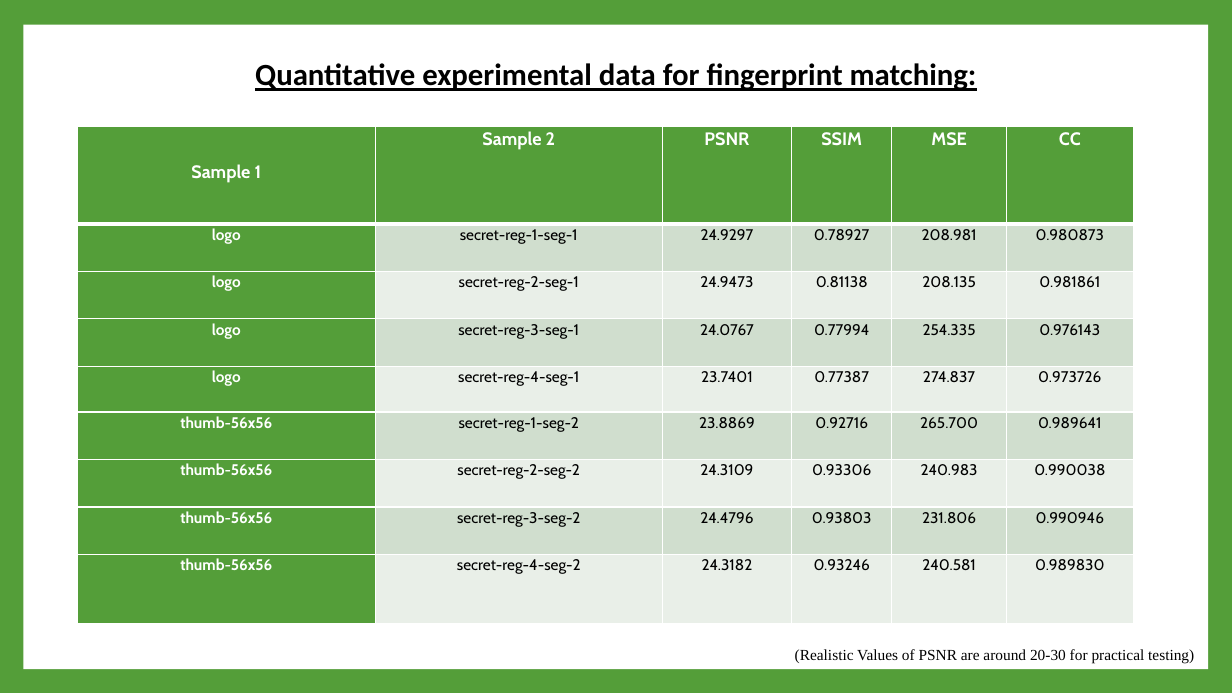
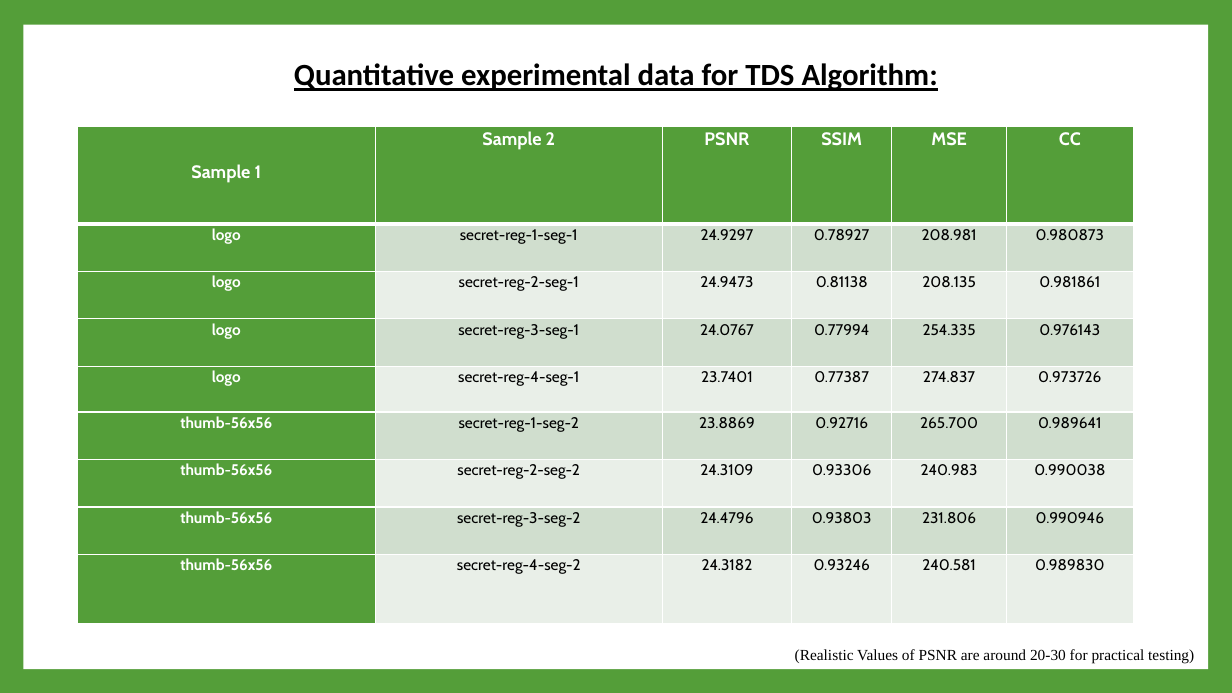
Before and after one commit to Soumil-Biswas/GCECT-2019-2023-Project-Soumit-Chowdhury-, a slide deck: slide 24 of Project Folder/Project V4 sem 8 (Final).pptx. Drawn at 1232x693 pixels with LibreOffice and Linux fonts; fonts in the diff are those of the drawing. Boxes give left, top, right and bottom in pixels: in the first picture for what was removed or moved away, otherwise in the second. Text is boxed around its words. In the diff, an @@ line names an element or a change of style, - is before the commit and + after.

```diff
--- a/Project Folder/Project V4 sem 8 (Final).pptx
+++ b/Project Folder/Project V4 sem 8 (Final).pptx
@@ text at (294, 63, 938, 91): text changed @@
-Quantitative experimental data for fingerprint matching:
+Quantitative experimental data for TDS Algorithm:
```
Also in this commit, not shown: 5 other slides changed, 1 other file.
